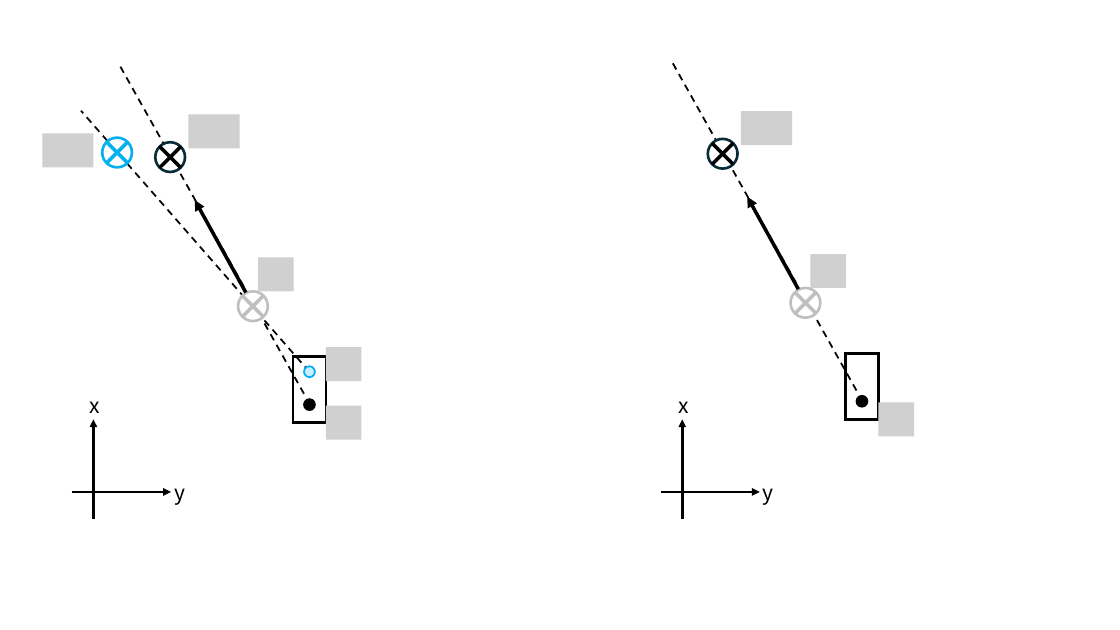
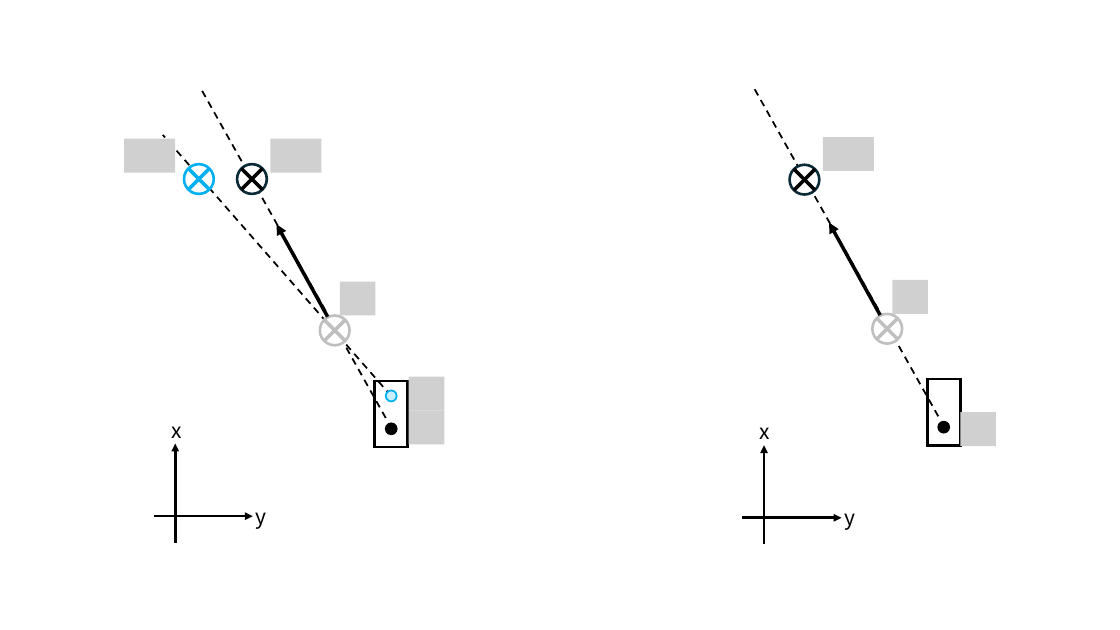
Before and after one commit to koomiy/koomiy.github.io, a slide deck: slide 2 of figure.pptx. Drawn at 1120x630 pixels with LibreOffice and Linux fonts; fonts in the diff are those of the drawing; grey boxes stand for pictures. Boxes give left, top, right and bottom in pixels: in the first picture for what was removed or moved away, otherwise in the second. Text is boxed around its words. In the diff, an @@ line names an element or a change of style, - is before the commit and + after.

```diff
--- a/figure.pptx
+++ b/figure.pptx
@@ picture removed at bbox=[188, 114, 239, 148] @@
@@ picture removed at bbox=[741, 111, 792, 145] @@
@@ picture removed at bbox=[42, 134, 93, 167] @@
@@ 2 lines, 1 ellipse: place and size @@
-2 lines, 1 ellipse at bbox=[155, 142, 185, 171]
+2 lines, 1 ellipse at bbox=[237, 164, 266, 193]
@@ 11 lines, 7 ellipses, 4 texts, 2 arrows, 1 rectangle: place and size @@
-11 lines, 7 ellipses, 4 texts, 2 arrows, 1 rectangle at bbox=[81, 60, 868, 505]
+11 lines, 7 ellipses, 4 texts, 2 arrows, 1 rectangle at bbox=[163, 86, 949, 530]
@@ picture removed at bbox=[258, 257, 293, 291] @@
@@ picture removed at bbox=[811, 254, 846, 287] @@
@@ picture removed at bbox=[326, 347, 361, 381] @@
@@ group added at bbox=[124, 137, 996, 446]: 8 pictures @@
@@ picture removed at bbox=[326, 406, 361, 439] @@
@@ picture removed at bbox=[879, 402, 914, 436] @@
@@ 4 arrows, 1 rectangle: place and size @@
-4 arrows, 1 rectangle at bbox=[71, 354, 878, 518]
+4 arrows, 1 rectangle at bbox=[154, 379, 960, 544]
```
Also in this commit, not shown: 2 other files.
